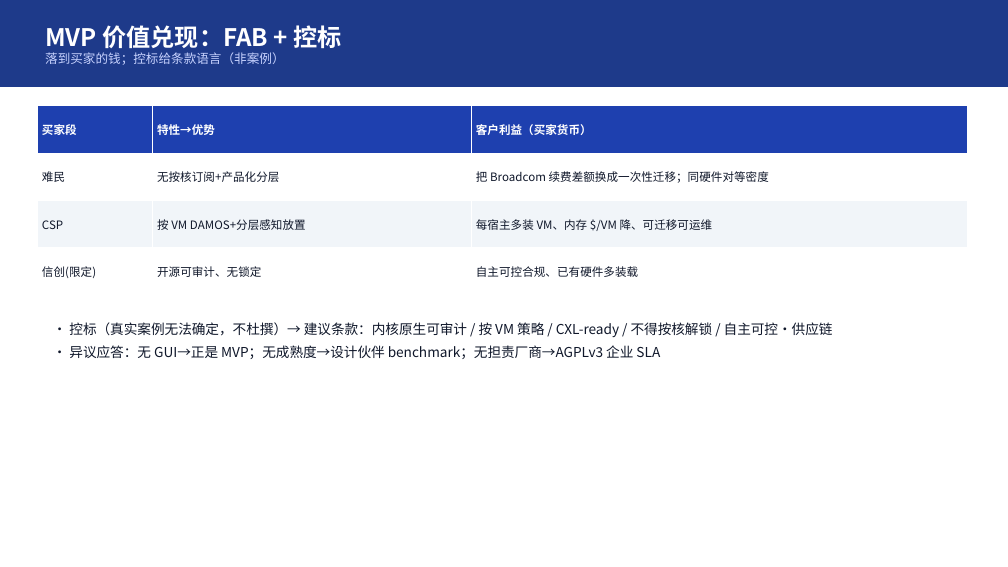
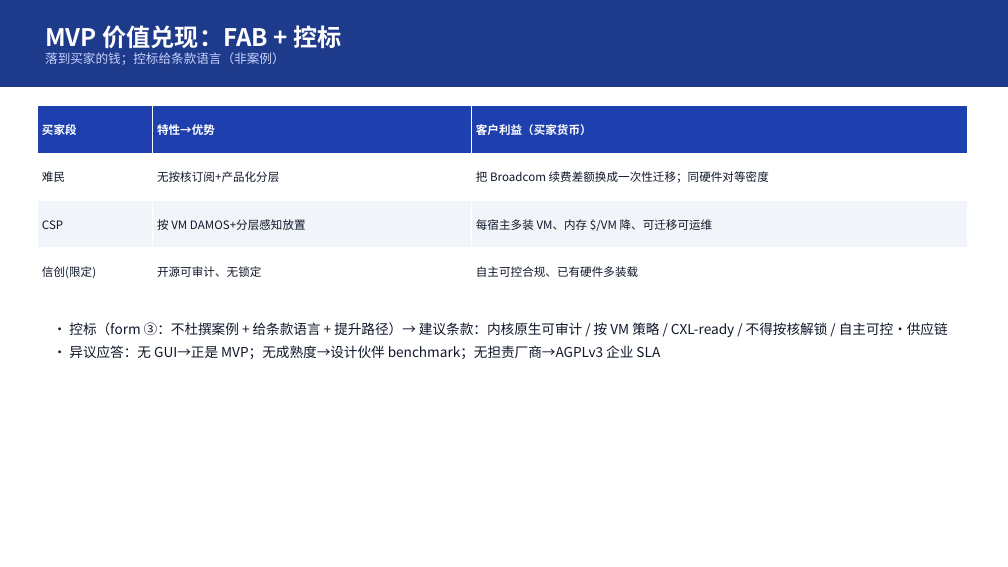
Before and after one commit to turtacn/storm, a slide deck: slide 12 of docs/harness-sop/examples/memory-tiring-p2v/mt-v1.pptx. Drawn at 1008x567 pixels with LibreOffice and Linux fonts; fonts in the diff are those of the drawing. Boxes give left, top, right and bottom in pixels: in the first picture for what was removed or moved away, otherwise in the second. Text is boxed around its words. In the diff, an @@ line names an element or a change of style, - is before the commit and + after.

```diff
--- a/docs/harness-sop/examples/memory-tiring-p2v/mt-v1.pptx
+++ b/docs/harness-sop/examples/memory-tiring-p2v/mt-v1.pptx
@@ text at (x1=69, y1=322, x2=948, y2=337): text changed @@
-• 控标（真实案例无法确定，不杜撰）→ 建议条款：内核原生可审计 / 按 VM 策略 / CXL-ready / 不得按核解锁 / 自主可控·供应链
+• 控标（form ③：不杜撰案例 + 给条款语言 + 提升路径）→ 建议条款：内核原生可审计 / 按 VM 策略 / CXL-ready / 不得按核解锁 / 自主可控·供应链
```
Also in this commit, not shown: 6 other slides changed.
